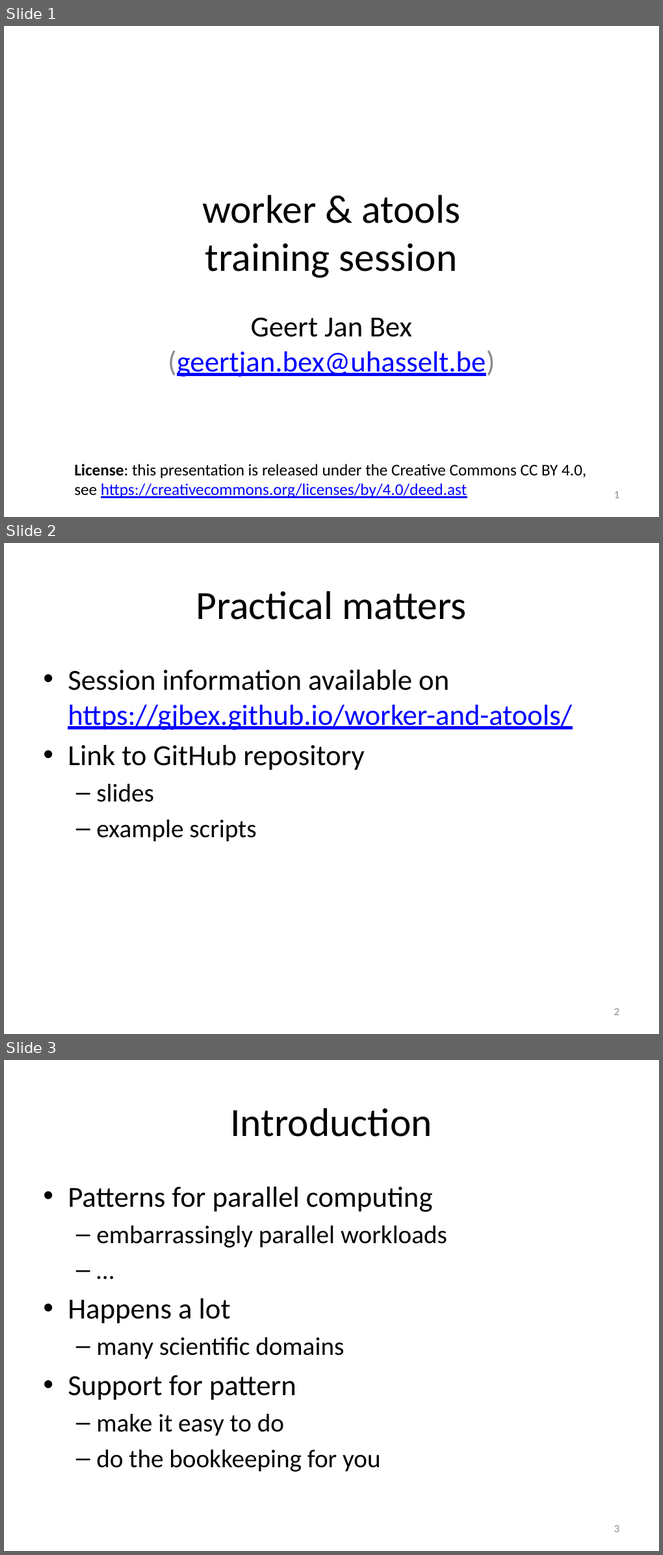
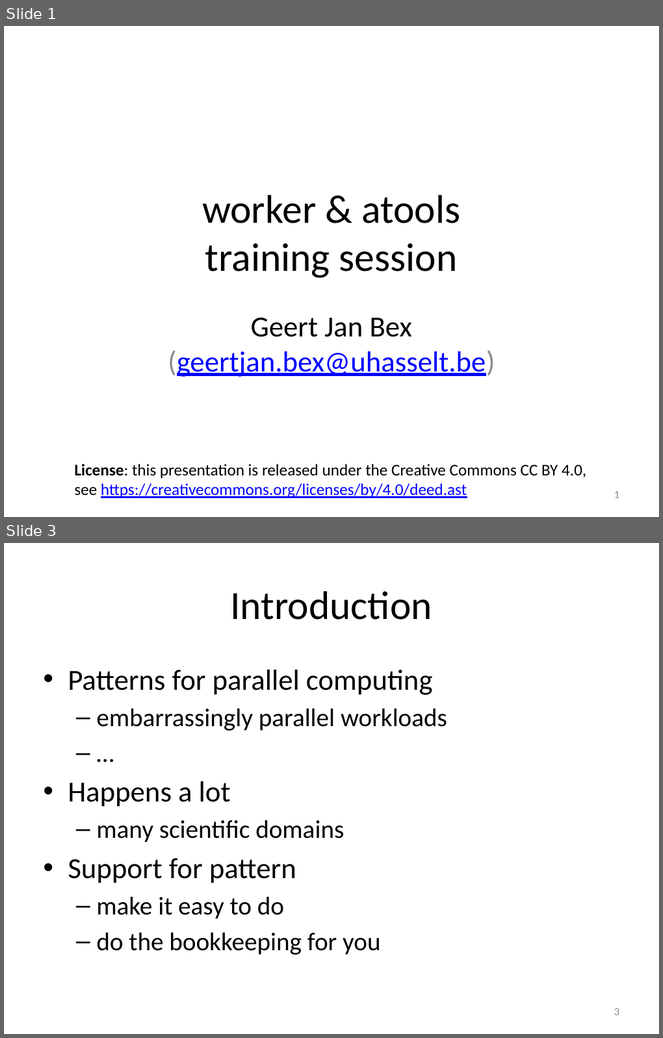
Before and after one commit to gjbex/worker-and-atools, a slide deck: worker_atools.pptx. Shown one above the other, each under a label of ours: slides 1, 2 and 3 before the commit, slides 1 and 3 after it; the slides between them are not shown. The pictures are 663x1555 and 663x1038 pixels, drawn with LibreOffice and Linux fonts; fonts in the diff are those of the drawing. Boxes give left, top, right and bottom in pixels: in the first picture for what was removed or moved away, otherwise in the second. Text is boxed around its words. In the diff, an @@ line names an element or a change of style, - is before the commit and + after.

```diff
--- a/worker_atools.pptx
+++ b/worker_atools.pptx
@@ slide 2 removed at (4, 543, 659, 1034), background #FFFFFF @@
@@ title removed at (196, 591, 467, 620) @@
-Practical matters
@@ text removed at (68, 670, 572, 842) @@
-• Session information available on
-  https://gjbex.github.io/worker-and-atools/
-• Link to GitHub repository
-  – slides
-  – example scripts
@@ page number removed at (614, 1008, 620, 1016) @@
-2
```
Also in this commit, not shown: 3 slides changed, 1 slide added.
